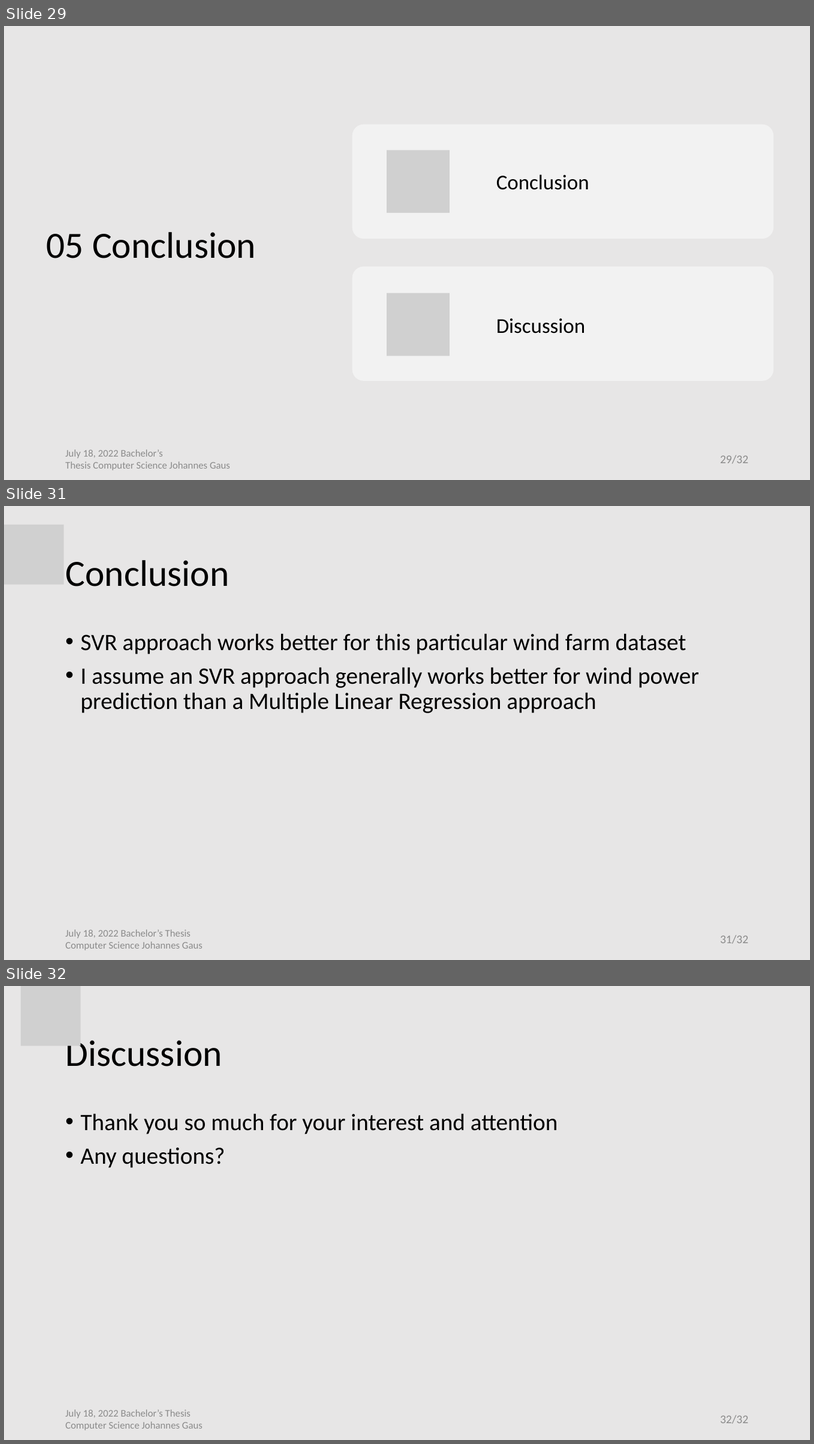
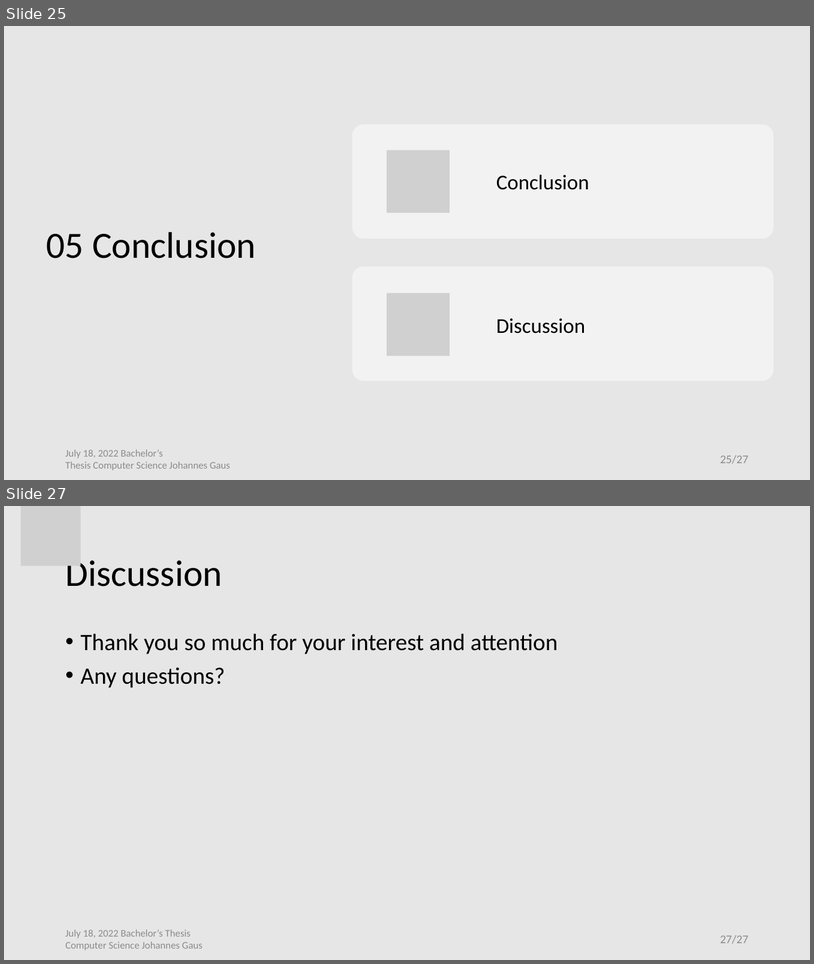
Before and after one commit to jo997/BA-WindPowerForecasting, a slide deck: thesis work/Thesis Defense/Thesis Defense.pptx. Shown one above the other, each under a label of ours: slides 29, 31 and 32 before the commit, slides 25 and 27 after it; the slides between them are not shown. The pictures are 814x1444 and 814x964 pixels, drawn with LibreOffice and Linux fonts; fonts in the diff are those of the drawing; grey boxes stand for pictures. Boxes give left, top, right and bottom in pixels: in the first picture for what was removed or moved away, otherwise in the second. Text is boxed around its words. In the diff, an @@ line names an element or a change of style, - is before the commit and + after.

```diff
--- a/thesis work/Thesis Defense/Thesis Defense.pptx
+++ b/thesis work/Thesis Defense/Thesis Defense.pptx
@@ slide 31 removed at [4, 506, 810, 960], background #E7E6E6 @@
@@ picture removed at [4, 525, 64, 585] @@
@@ title removed at [65, 560, 229, 586] @@
-Conclusion
@@ text removed at [81, 633, 699, 713] @@
-• SVR approach works better for this particular wind farm dataset
-• I assume an SVR approach generally works better for wind power prediction than a Multiple Linear Regression approach
@@ text removed at [65, 929, 203, 950] @@
-July 18, 2022 Bachelor’s Thesis
-Computer Science Johannes Gaus
@@ page number removed at [720, 934, 749, 943] @@
-31/32
@@ what was slide 29 is now slide 25 @@
@@ page number at [720, 454, 749, 463]: text changed @@
-29/32
+25/27
@@ what was slide 32 is now slide 27 @@
@@ page number at [720, 934, 749, 943]: text changed @@
-32/32
+27/27
```
Also in this commit, not shown: 14 slides changed, 4 other slides removed, 2 other files.
